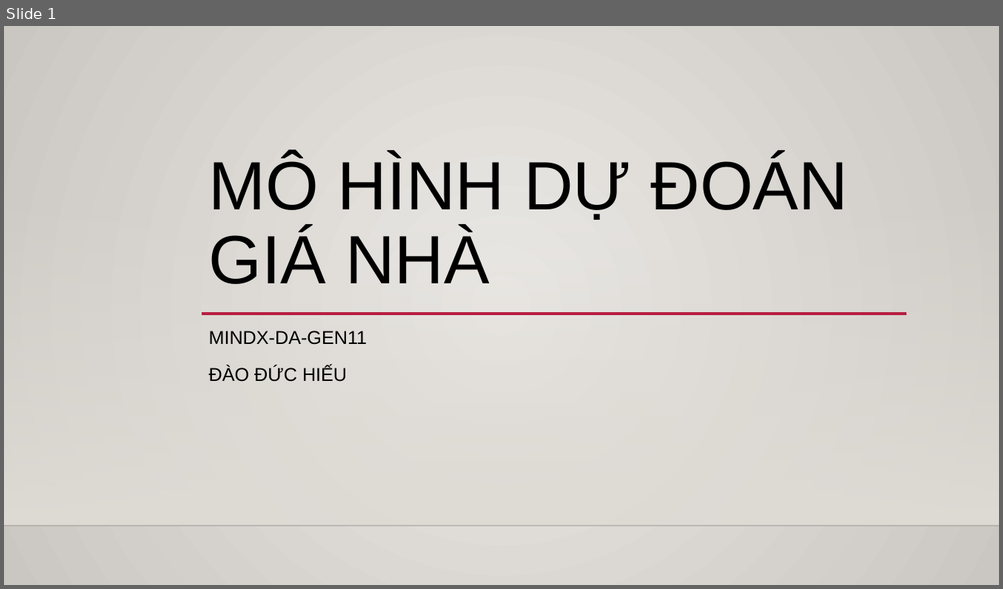
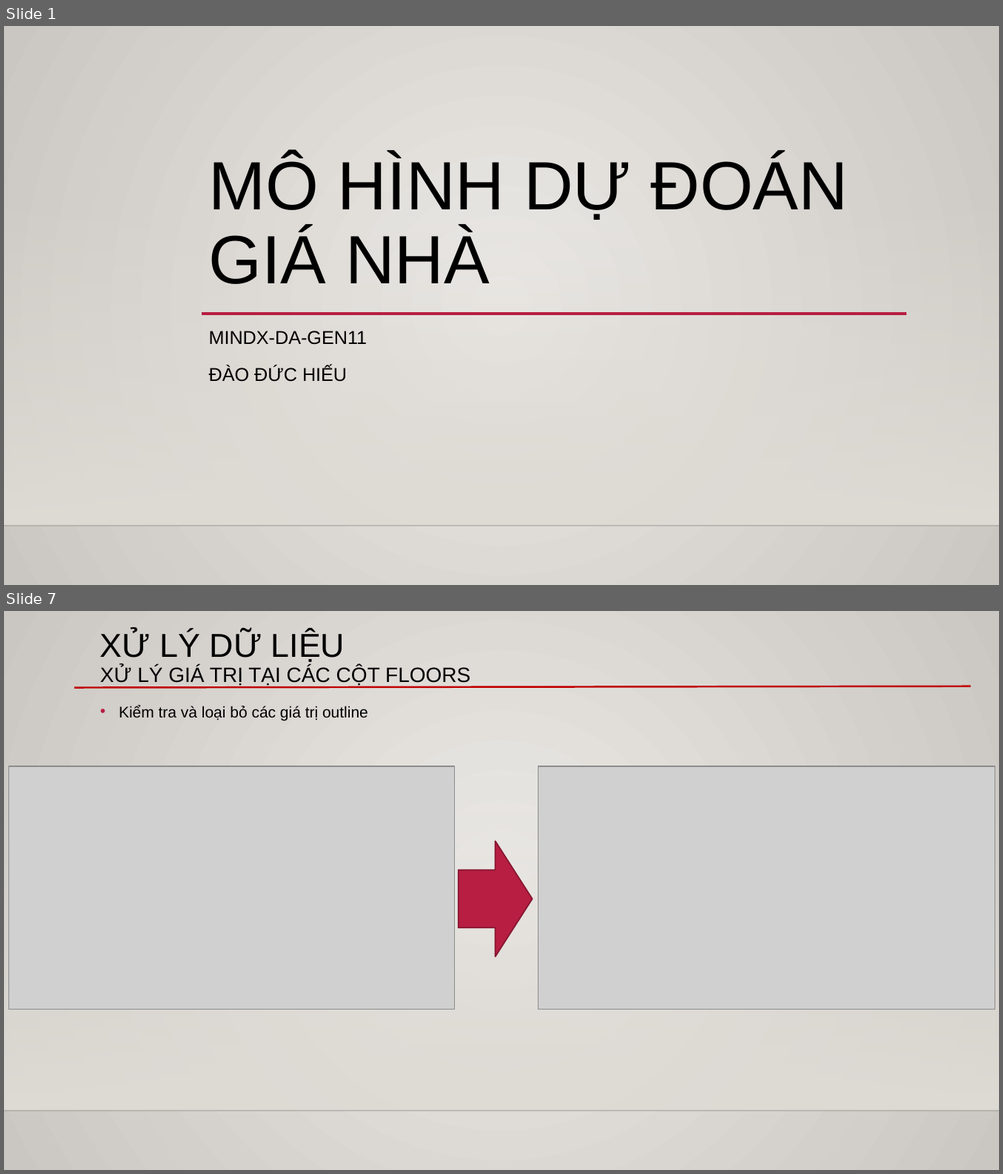
Before and after one commit to DK-Hieu/House_price_prediction, a slide deck: ver_4_kc_house/Mô hình dự đoán giá nhà.pptx. Shown one above the other, each under a label of ours: slide 1 before the commit, slides 1 and 7 after it; the slides between them are not shown. The pictures are 1003x589 and 1003x1174 pixels, drawn with LibreOffice and Linux fonts; fonts in the diff are those of the drawing; grey boxes stand for pictures; background and template pictures are left out. Boxes give left, top, right and bottom in pixels: in the first picture for what was removed or moved away, otherwise in the second. Text is boxed around its words. In the diff, an @@ line names an element or a change of style, - is before the commit and + after.

```diff
--- a/ver_4_kc_house/Mô hình dự đoán giá nhà.pptx
+++ b/ver_4_kc_house/Mô hình dự đoán giá nhà.pptx
@@ slide 7 added at (x1=4, y1=611, x2=999, y2=1170), background gradient #ECEAE7 to #CAC7C1; not listed: 2 template elements that a slide beside it also shows @@
@@ text added at (x1=100, y1=631, x2=470, y2=686), 20 pt, text #000000 @@
+XỬ LÝ DỮ LIỆU
+XỬ LÝ GIÁ TRỊ TẠI CÁC CỘT FLOORS
@@ line added from (74, 688) to (970, 686), #C00000 1.75 pt @@
@@ text added at (x1=119, y1=705, x2=368, y2=721), 15 pt, text #000000 @@
+• Kiểm tra và loại bỏ các giá trị outline
@@ picture added at (x1=9, y1=766, x2=455, y2=1009) @@
@@ picture added at (x1=538, y1=766, x2=995, y2=1009) @@
@@ right arrow added at (x1=458, y1=842, x2=532, y2=957), fill #B71E42, outline #871631 1.25 pt @@
```
Also in this commit, not shown: 2 slides changed, 8 other slides added, 1 other file.
